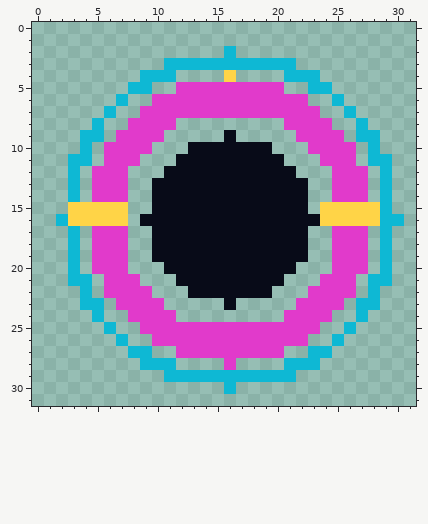
File history of a pixel-art file, game/assets/source/original_procedural/evolution_void_orb.aseprite. Above is the file before it was changed.
32x32 pixels, 1 frame.
Now the later version:
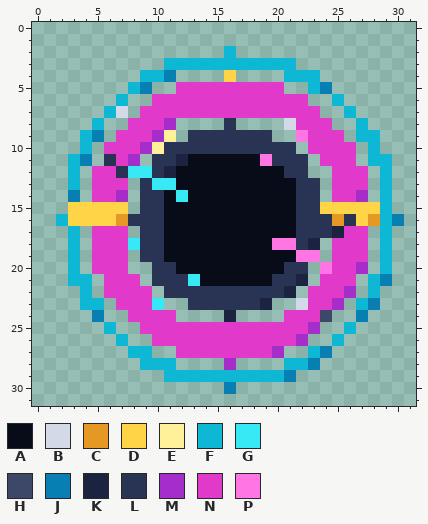
Palette (. is transparent): A #080b18  B #d4d9e8  C #e69825  D #ffd447  E #fff19a  F #0eb8d4  G #37e8f5  H #3d4868  J #087fb2  K #1b2340  L #293354  M #a52dca  N #e13acb  P #ff75e3
The exact change:
y 4: x 11 F -> J
y 5: x 9 F -> J; x 24 F -> J
y 7: x 7 . -> B
y 8: x 11 N -> M; x 16 . -> L; x 21 N -> B
y 9: x 5 F -> J; x 10..11 N. -> ME; x 13..19 ...A... -> LLLLLLL; x 22 N -> P
y 10: x 9..21 N...AAAAAAA.. -> MELLLLLLLLLLL
y 11: x 4 F -> J; x 6 N -> L; x 8 N -> M; x 10..12 ..A -> LLK; x 19..22 AA.. -> PLLL
y 12: x 7..11 N...A -> LGGLK; x 21..22 A. -> LL
y 13: x 9..11 .AA -> LGG; x 22..23 A. -> LL
y 14: x 3 F -> J; x 7 N -> M; x 9..10 .A -> LL; x 12 A -> G; x 22..23 A. -> LL; x 27 N -> M
y 15: x 9..10 .A -> LL; x 22..23 A. -> LL
y 16: x 7..10 D.AA -> CLLL; x 22..26 AADDD -> LLLCL; x 28 D -> C; x 30 F -> J
y 17: x 9..10 .A -> LL; x 22..25 A..N -> LLLK
y 18: x 8..10 ..A -> GLL; x 20..23 AAA. -> PPLK
y 19: x 9..10 .A -> LL; x 22..23 A. -> PP
y 20: x 10..11 .A -> LL; x 21..22 A. -> LL; x 24 . -> P; x 27 N -> M
y 21: x 10..13 ..AA -> LLLG; x 20..22 A.. -> LLK; x 29 F -> J
y 22: x 11..21 ..AAAAAAA.. -> LLLLLLLLLLK; x 26 N -> M
y 23: x 10 N -> G; x 13..19 ...A... -> LLLLLLK; x 22 N -> B; x 25 N -> M; x 28 F -> J
y 24: x 5 F -> J; x 16 . -> K; x 24 N -> H; x 27 F -> J
y 25: x 23 N -> M
y 26: x 22 N -> M
y 27: x 20 N -> M; x 24 F -> J
y 28: x 16 N -> M; x 23 F -> J
y 29: x 21 F -> J
y 30: x 16 F -> J
